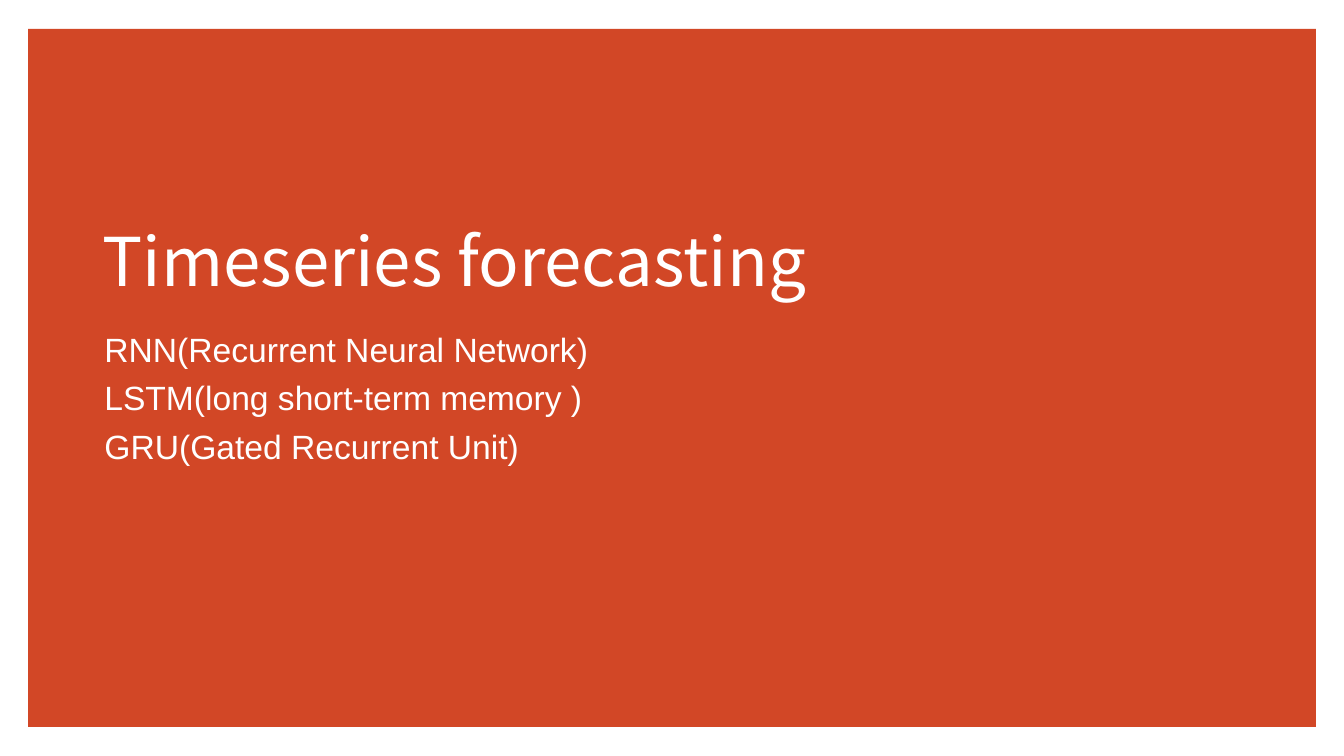
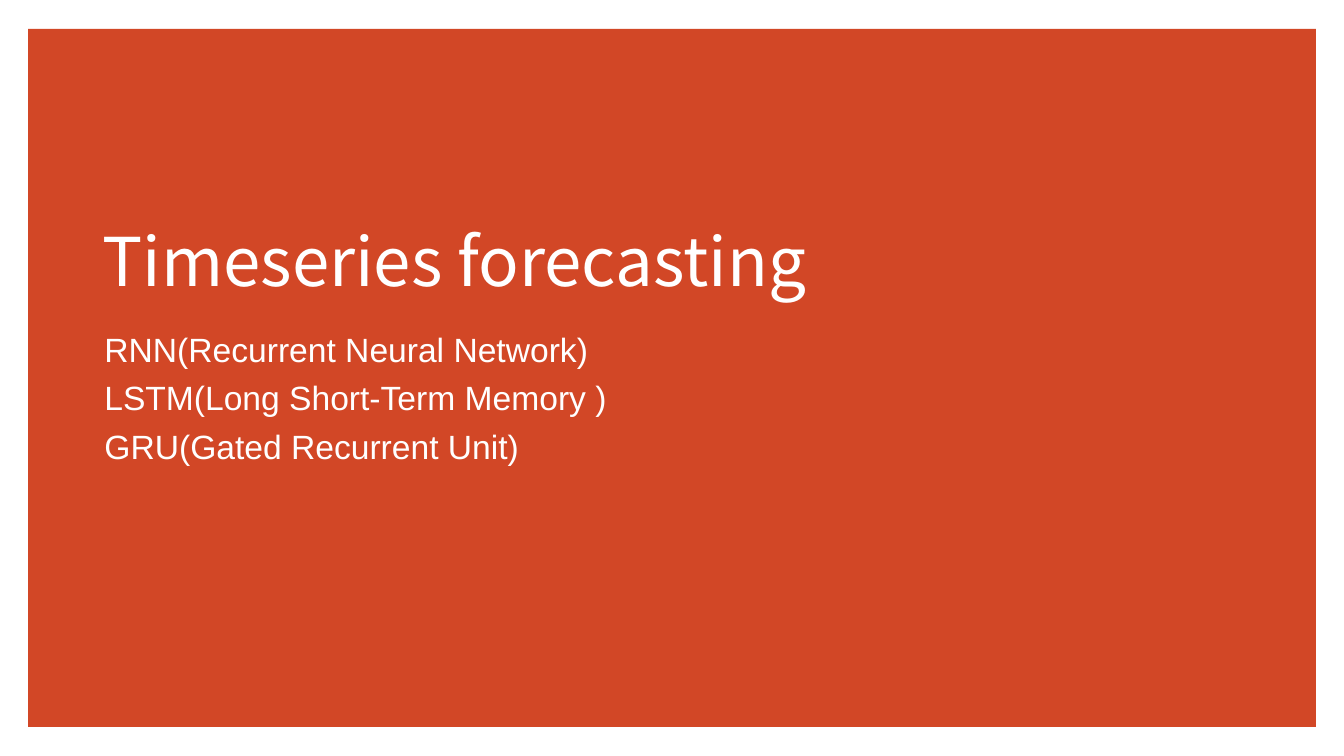
Before and after one commit to ancestor9/2026_Fall_Deep-Learning-with-Python, a slide deck: slide 1 of Chapter 13 Timeseries forecasting.pptx. Drawn at 1344x756 pixels with LibreOffice and Linux fonts; fonts in the diff are those of the drawing. Boxes give left, top, right and bottom in pixels: in the first picture for what was removed or moved away, otherwise in the second. Text is boxed around its words. In the diff, an @@ line names an element or a change of style, - is before the commit and + after.

```diff
--- a/Chapter 13 Timeseries forecasting.pptx
+++ b/Chapter 13 Timeseries forecasting.pptx
@@ subtitle at (104,385,586,417): text changed @@
-LSTM(long short-term memory )
+LSTM(Long Short-Term Memory )
```
